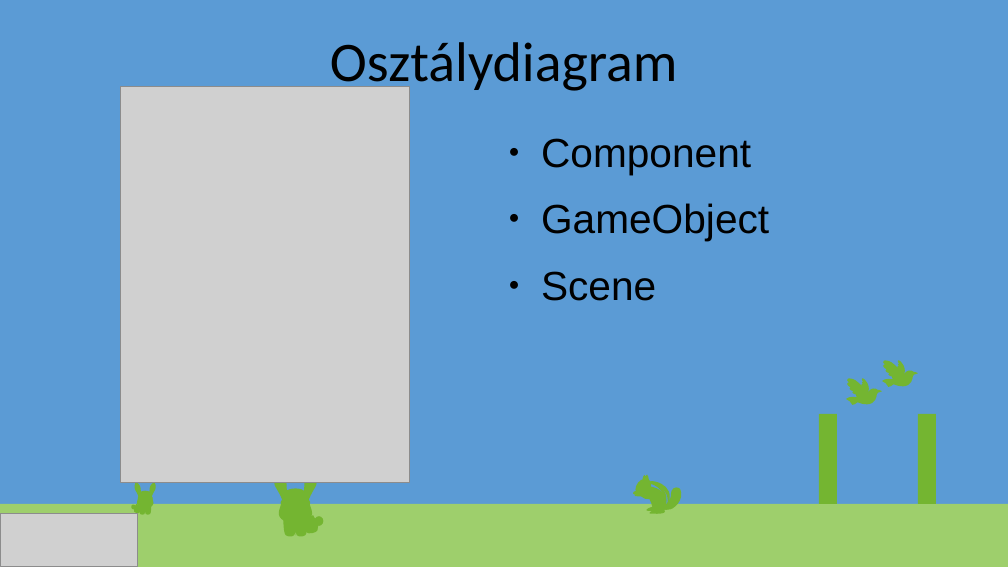
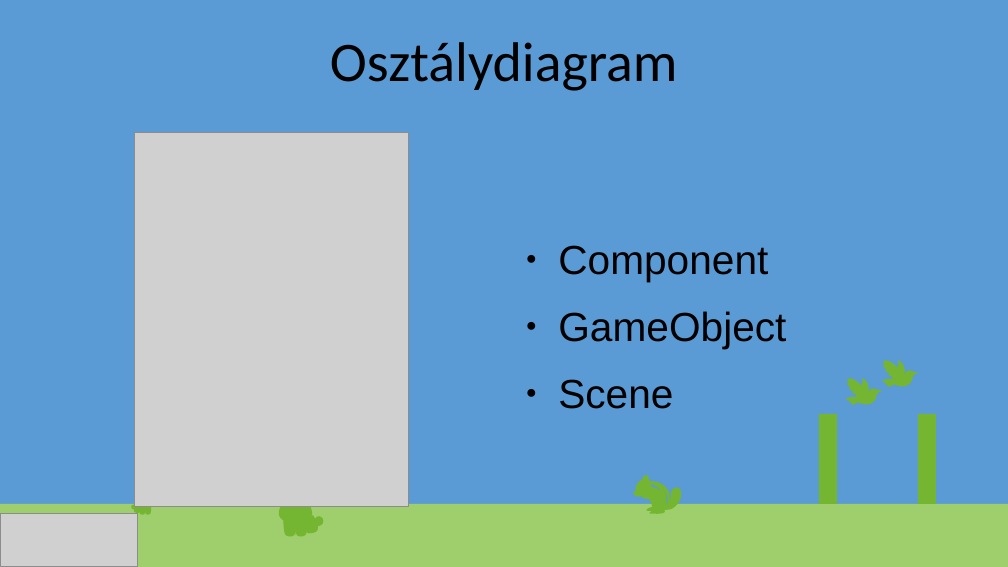
Before and after one commit to NRobert-jmdrgg/KoviUbiSoft, a slide deck: slide 4 of KoviUbiSoft_prez3ideiglenes.pptx (slide 5 before the commit). Drawn at 1008x567 pixels with LibreOffice and Linux fonts; fonts in the diff are those of the drawing; grey boxes stand for pictures. Boxes give left, top, right and bottom in pixels: in the first picture for what was removed or moved away, otherwise in the second. Text is boxed around its words. In the diff, an @@ line names an element or a change of style, - is before the commit and + after.

```diff
--- a/KoviUbiSoft_prez3ideiglenes.pptx
+++ b/KoviUbiSoft_prez3ideiglenes.pptx
@@ picture: place and size @@
-picture at (121, 87, 411, 482)
+picture at (134, 133, 409, 507)
@@ text "Component": place and size @@
-text "Component" at (541, 138, 769, 301)
+text "Component" at (558, 245, 786, 409)
@@ group removed at (273, 471, 318, 500): 4 freeform shapes @@
@@ group removed at (138, 482, 156, 505): 10 freeform shapes @@
```
Also in this commit, not shown: 1 other slide changed, 2 slides added, 1 slide removed, 3 other files.
